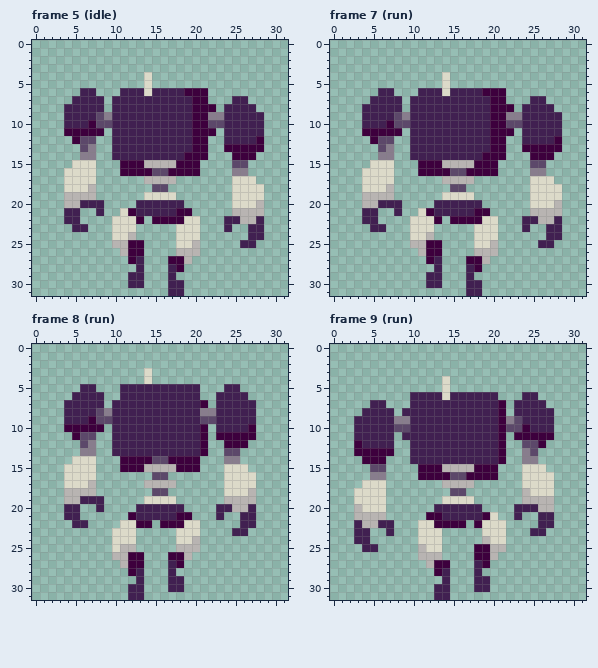
A pixel-art file gets an edit: __aseprite__/patroller.aseprite. The first picture shows the starting point.
32x32 pixels, 18 frames. Shown: frame 5 (idle), frame 7 (run), frame 8 (run), frame 9 (run). The commit also changed other frames, which this record leaves out.
The same view after the edit:
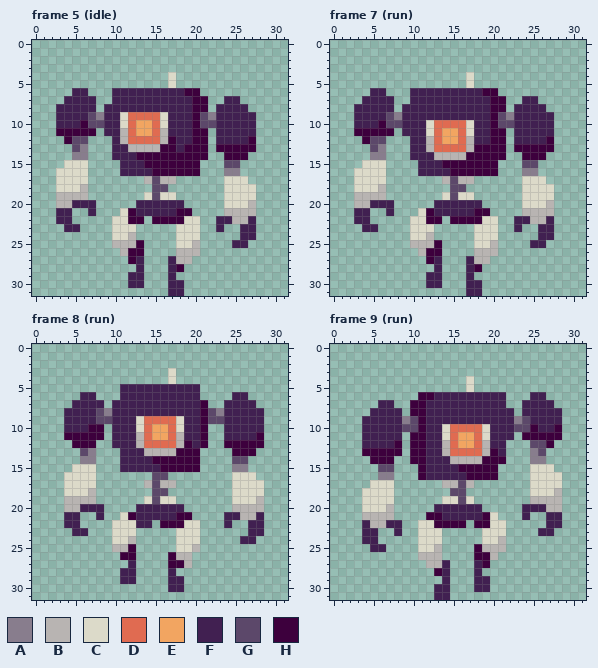
Palette (. is transparent): A #887d8d  B #b8b4b2  C #dcdac9  D #e06b51  E #f2a561  F #412051  G #5c486a  H #3d003d
Commit message: :bento: Add die animation for the patroller
Difference:
layer "up" now hidden
layer "down" now shown
Changed rows in their new state; - is an unchanged pixel.
Frame 5 (idle):
first column x 3:
 4 -----------.--C-----------
 5 -----------.--C-----------
 6 --F-.--F---F------.-------
 7 -F---.---------------F-.--
 8 F----.F------------.F---.-
 9 F---GAF-CDDDDC----G-F----.
10 F--HG-F-CDEEDC----G-F----.
11 H----.F-BDEEDB-----.F----.
12 -HG-.---BDDDDBH-----F---H.
13 --GA.----BBBBHH-H---H----.
14 --A-.-----HHHHHH-----H--.-
15 -C--.---FFFHHHH------G-.--
16 C---.---FFFFHH-------A-.--
17 C---.-------G--------C--.-
18 C--B.----------------C---.
19 B---.-------G--------C---.
20 B-F--.---------------C--B.
21 F-.-F.---------------B---.
22 F-.------H----------F-B-F.
23 -F-.----------------F.-F-.
24 -----------------------F-.
25 ---------B------------F-.-
27 --------------FB----------
Frame 7 (run):
first column x 3:
 4 -----------.--C-----------
 5 -----------.--C-----------
 6 --F-.--F---F------.-------
 7 -F---.---------------F-.--
 8 F----.F------------.F---.-
 9 F---GAF-----------G-F----.
10 F--HG-F--CDDDDC---G-F----.
11 H----.F--CDEEDC----.F----.
12 -HG-.----BDEEDB-----F---H.
13 --GA.----BDDDDBHH---H----.
14 --A-.-----BBBBHH-----H--.-
15 -C--.---FFFHHHH------G-.--
16 C---.---FFFFHH-------A-.--
17 C---.-------G--------C--.-
18 C--B.----------------C---.
19 B---.-------G--------C---.
20 B-F--.---------------C--B.
21 F-.-F.---------------B---.
22 F-.------H----------F-B-F.
23 -F-.----------------F.-F-.
24 -----------------------F-.
25 ---------B------------F-.-
27 --------------FB----------
Frame 8 (run):
first column x 4:
 3 ----------.--C-----------
 4 ----------.--C-----------
 5 --..----------------..---
 6 -.--.--------------..----
 7 .------------------.-----
 8 -----------------HGA----F
 9 ---F-----CDDDDC--H-G----F
10 FFF------CDEEDC----.---FF
11 H-HHH----BDEEDB----.FFFFH
12 -HHH-----BDDDDBH-------HH
13 --G---.---BBBBHHH.--.HHH-
14 -.AA---FFFFHH-------.GG--
15 .------FFFFFHH------.AA--
16 --------------------.----
17 ---C-------G--------.---C
18 CCC-----------------.--CC
19 --BB.------G--------.CCCB
20 BBFF---------------..--BB
21 ----F--C-----------.FFBBF
22 F-.---C--FF---------F-.-F
23 -FF------------------..FF
24 --------B-------C-----FF-
25 ------B-H-----CC---------
26 ------.H-.----B----------
27 -------.F.---H-B---------
28 -------FF.---------------
29 -------FF.---------------
30 --------..---------------
31 --------..---------------
Frame 9 (run):
first column x 3:
 4 -----------.--C-----------
 5 -----------.--C-----------
 6 -------.HH-F------F--.-F--
 7 --.-F--HH---------F-.---F-
 8 -.---F.HH---------FF.----F
 9 .----F-GH---------FFAG---F
10 .----F-GH--CDDDDC-FF-GH--H
11 .----F.HH--CDEEDC-FF.----H
12 .----H-HH--BDEEDB-F--.-GH-
13 .----H-HH--BDDDDBHF--.AG--
14 -.--H--HH---BBBBHH---.-A--
15 --.-G----FFFFHH------.--C-
16 --.-A----FFFFF-------.---C
17 -.--C--------G-------.---C
18 .---C----------------.---B
19 .---C--------G-------.---B
20 .---B---------------.--F-B
21 .---B---------------.F-.-F
22 .F-B-F----------H------.-F
23 .-F-.F----------------.-F-
24 .-F-------------C-B-------
25 -.-F----C-B-----B---------
27 ----------BF--------------
Where, in picture pixels (left, top, right, bottom), the same in both pictures:
changed: (56, 72, 264, 264)
changed: (354, 72, 562, 264)
changed: (144, 368, 176, 384)
changed: (64, 384, 264, 600)
changed: (354, 376, 562, 568)
